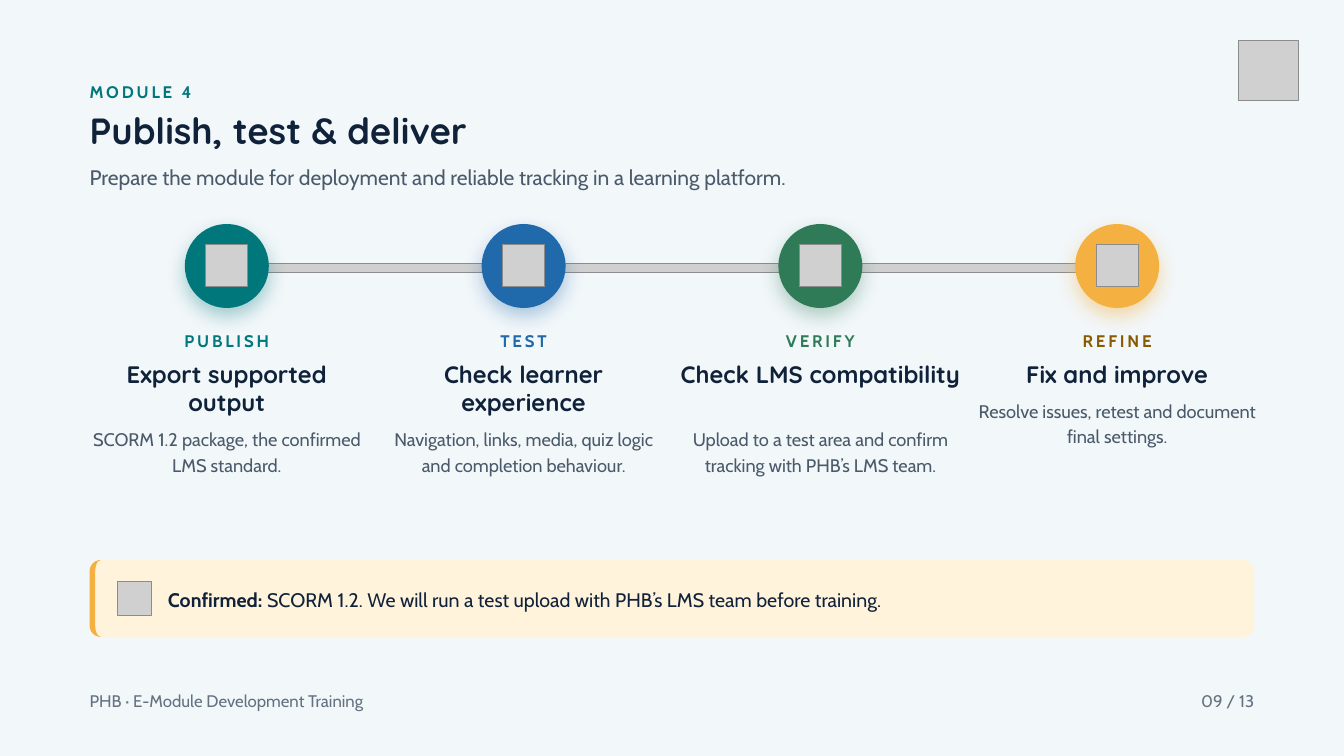
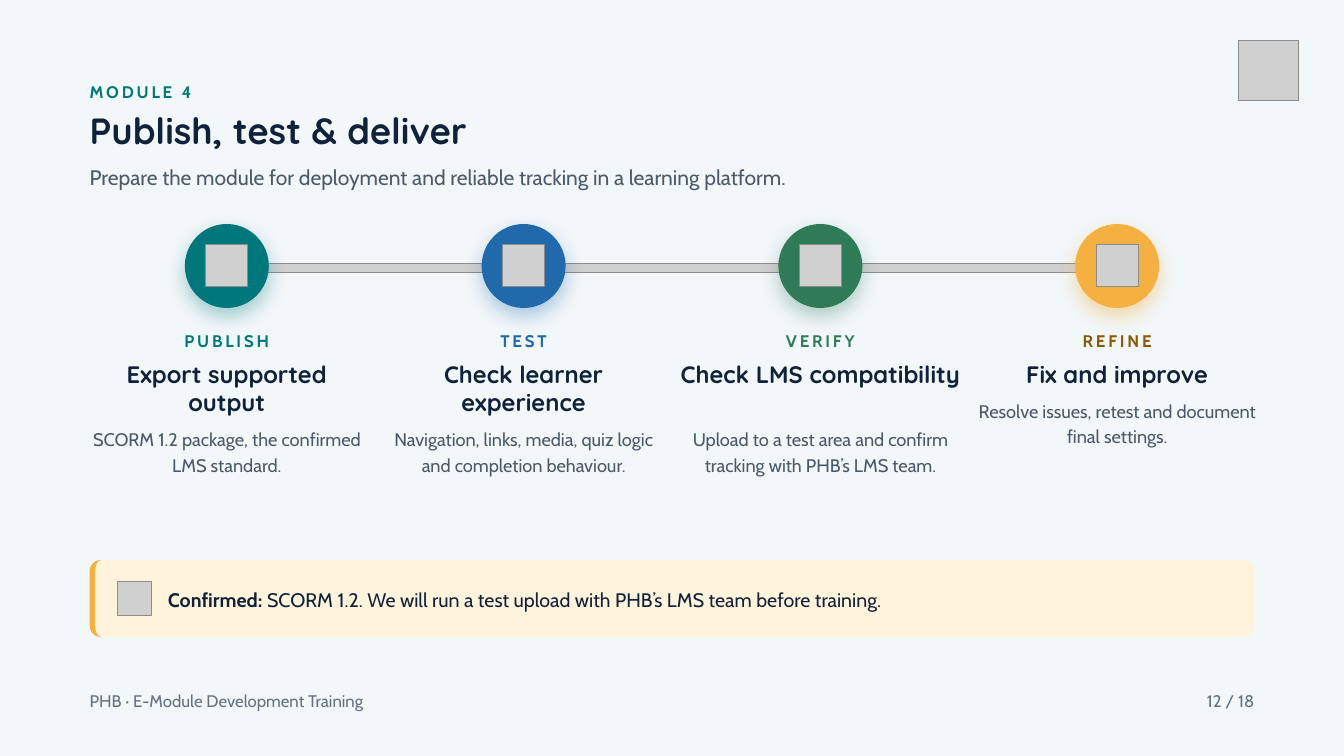
Before and after one commit to muntada8/lms-demo, a slide deck: slide 12 of PHB_E-Module_Development_Training_v2.pptx (slide 9 before the commit). Drawn at 1344x756 pixels with LibreOffice and Linux fonts; fonts in the diff are those of the drawing; grey boxes stand for pictures. Boxes give left, top, right and bottom in pixels: in the first picture for what was removed or moved away, otherwise in the second. Text is boxed around its words. In the diff, an @@ line names an element or a change of style, - is before the commit and + after.

```diff
--- a/PHB_E-Module_Development_Training_v2.pptx
+++ b/PHB_E-Module_Development_Training_v2.pptx
@@ text at box(1207, 695, 1254, 707): text changed @@
-09 / 13
+12 / 18
```
Also in this commit, not shown: 10 other slides changed, 5 slides added.
